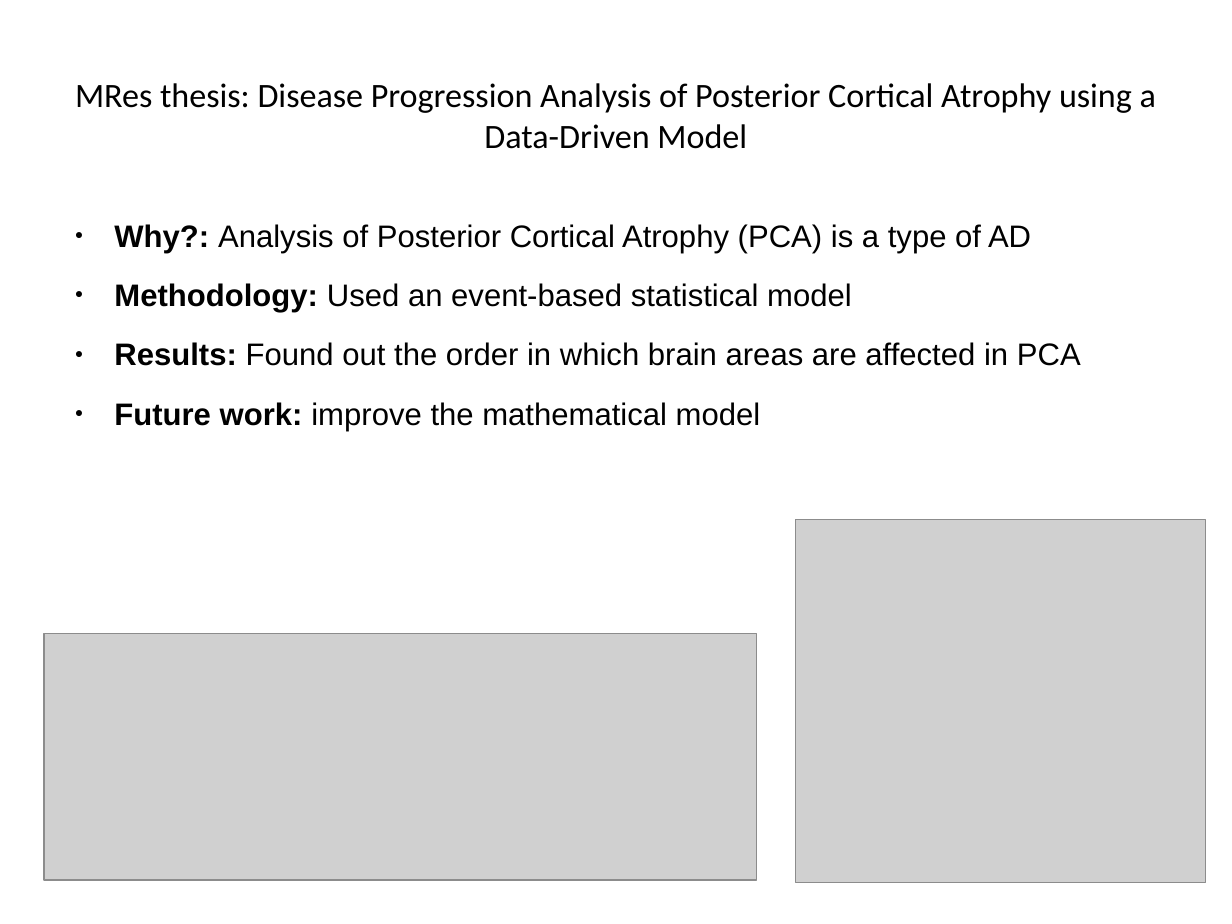
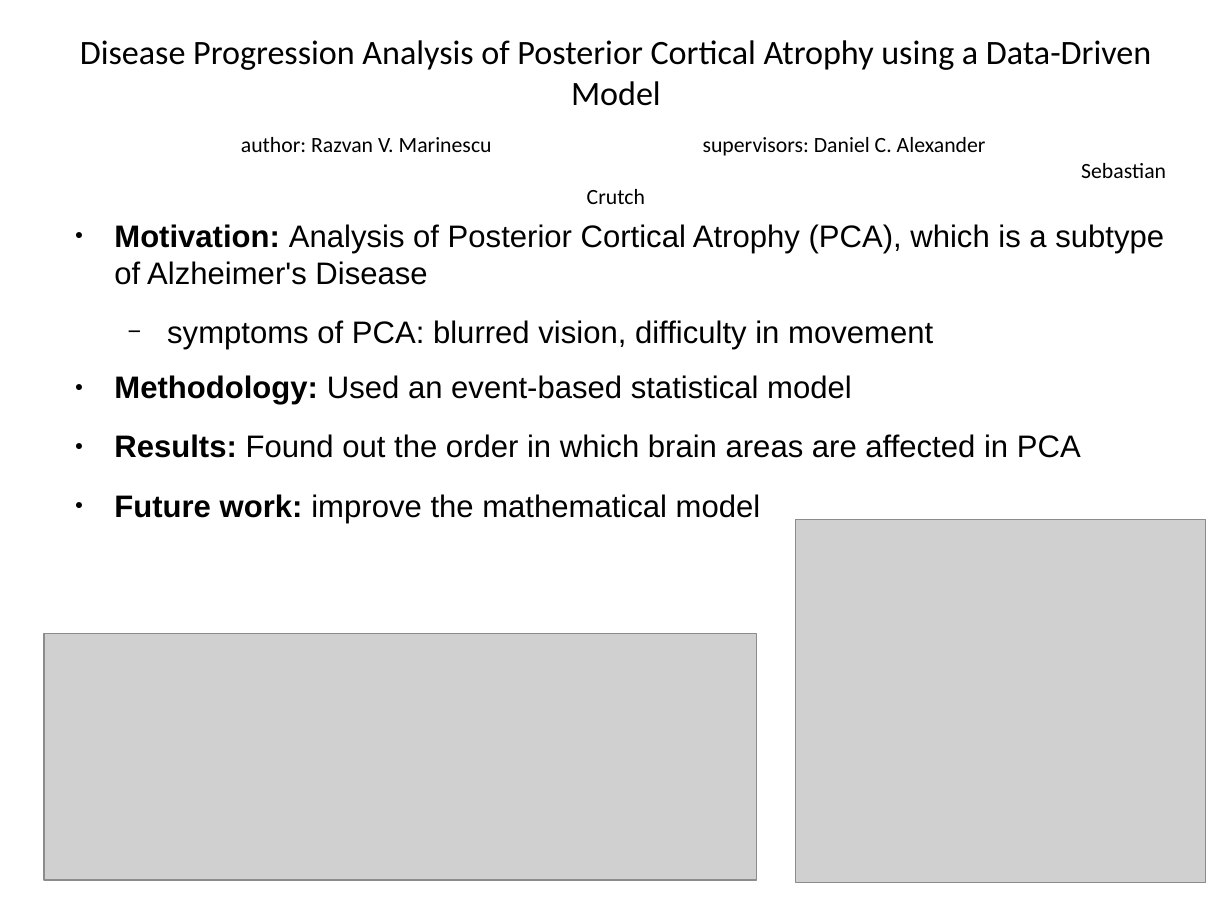
Before and after one commit to mrazvan22/mres_project, a slide deck: slide 1 of mres_poster/poster_pres.odp. Drawn at 1232x924 pixels with LibreOffice and Linux fonts; fonts in the diff are those of the drawing; grey boxes stand for pictures. Boxes give left, top, right and bottom in pixels: in the first picture for what was removed or moved away, otherwise in the second. Text is boxed around its words. In the diff, an @@ line names an element or a change of style, - is before the commit and + after.

```diff
--- a/mres_poster/poster_pres.odp
+++ b/mres_poster/poster_pres.odp
@@ title at <box>80,40,1166,178</box>: text changed @@
-MRes thesis: Disease Progression Analysis of Posterior Cortical Atrophy using a Data-Driven Model
+Disease Progression Analysis of Posterior Cortical Atrophy using a Data-Driven Model
+author: Razvan V. Marinescu supervisors: Daniel C. Alexander
+Sebastian Crutch
@@ text at <box>114,224,1164,350</box>: text changed @@
-● Why?: Analysis of Posterior Cortical Atrophy (PCA) is a type of AD
+● Motivation: Analysis of Posterior Cortical Atrophy (PCA), which is a subtype of Alzheimer's Disease
+  − symptoms of PCA: blurred vision, difficulty in movement
```
Also in this commit, not shown: 1 other slide changed.
